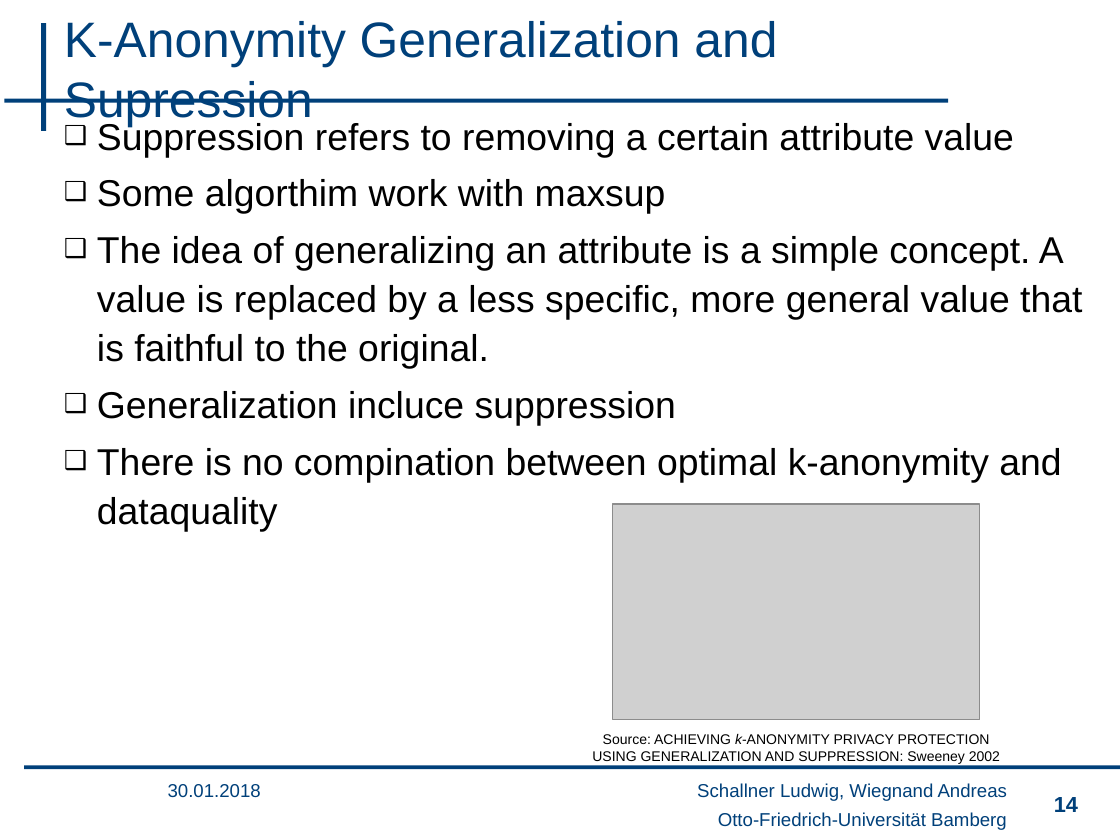
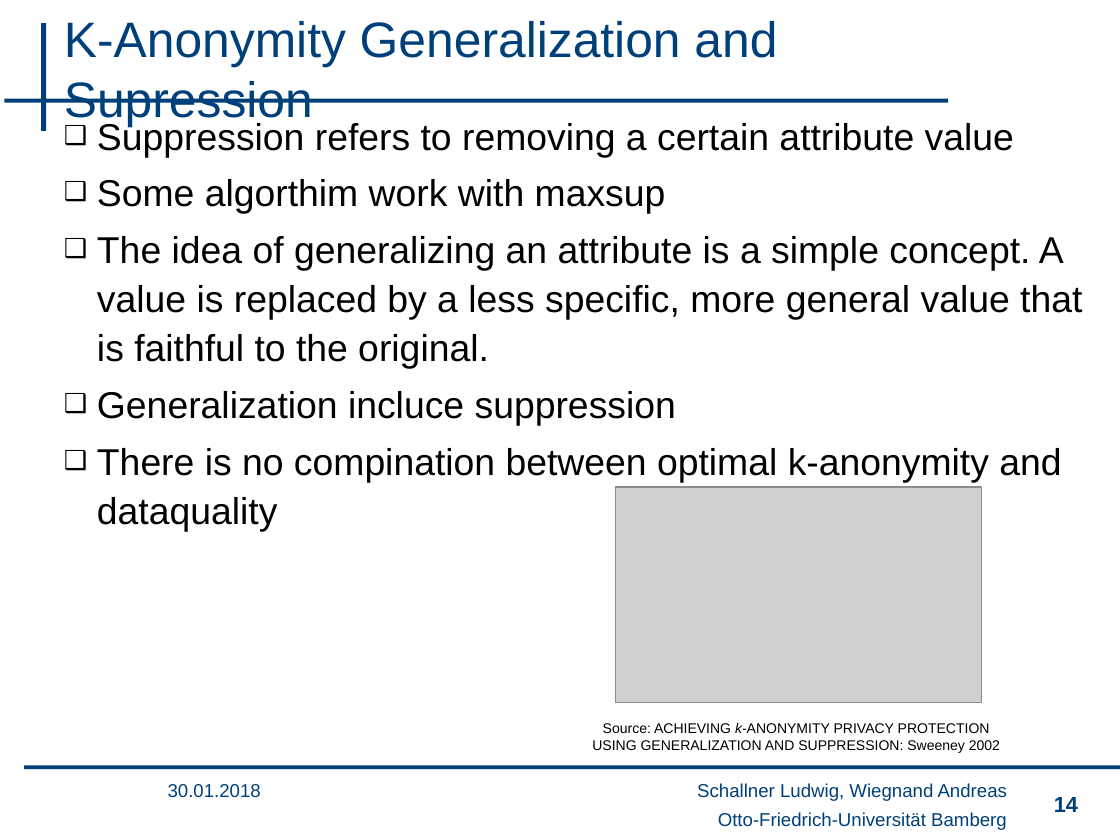
Before and after one commit to wsgan001/PSI-MSem, a slide deck: slide 14 of presentation/sicherheits_final_anV2.pptx. Drawn at 1120x840 pixels with LibreOffice and Linux fonts; fonts in the diff are those of the drawing; grey boxes stand for pictures; background and template pictures are left out. Boxes give left, top, right and bottom in pixels: in the first picture for what was removed or moved away, otherwise in the second. Text is boxed around its words. In the diff, an @@ line names an element or a change of style, - is before the commit and + after.

```diff
--- a/presentation/sicherheits_final_anV2.pptx
+++ b/presentation/sicherheits_final_anV2.pptx
@@ picture: place and size @@
-picture at box(613, 504, 979, 720)
+picture at box(615, 487, 981, 703)
@@ text "Source: ACHIEVING k-ANONYMITY PRIVACY PROTECTION": place and size @@
-text "Source: ACHIEVING k-ANONYMITY PRIVACY PROTECTION" at box(592, 734, 1000, 764)
+text "Source: ACHIEVING k-ANONYMITY PRIVACY PROTECTION" at box(592, 723, 1000, 753)
```
Also in this commit, not shown: 3 other slides changed, 1 slide removed.
